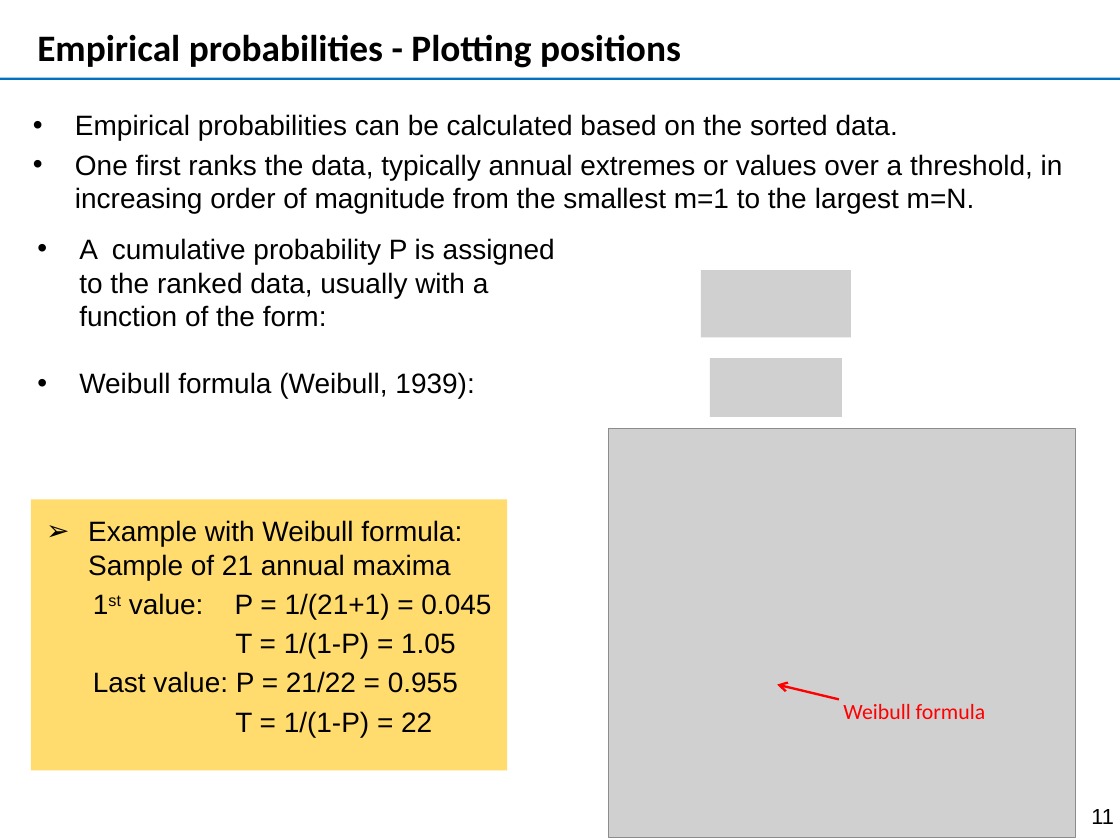
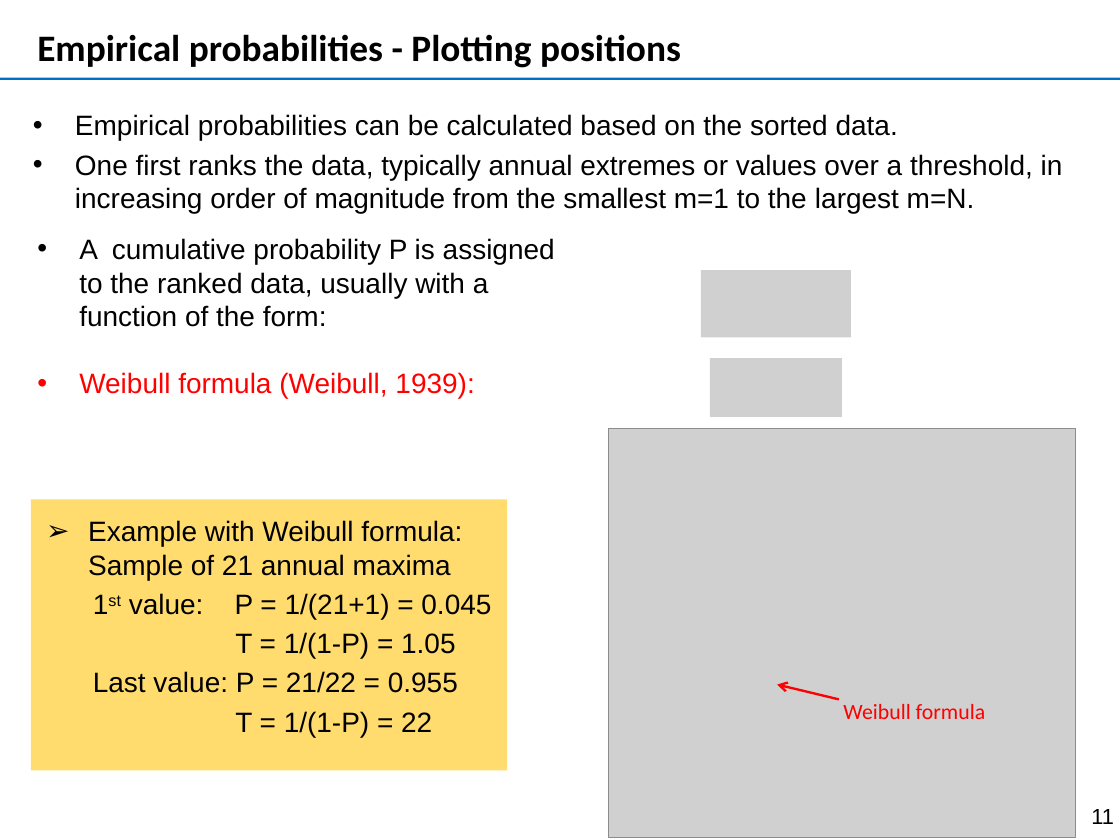
Before and after one commit to XiaoxiangGuanGFZ/FloodRiskSeminar, a slide deck: slide 11 of slides/Lecture_FloodStatistics_EN.pptx. Drawn at 1120x840 pixels with LibreOffice and Linux fonts; fonts in the diff are those of the drawing; grey boxes stand for pictures; background and template pictures are left out. Boxes give left, top, right and bottom in pixels: in the first picture for what was removed or moved away, otherwise in the second. Text is boxed around its words. In the diff, an @@ line names an element or a change of style, - is before the commit and + after.

Commit message:
update

```diff
--- a/slides/Lecture_FloodStatistics_EN.pptx
+++ b/slides/Lecture_FloodStatistics_EN.pptx
@@ text at [79, 372, 474, 399]: text colour #000000 to #FF0000 in "Weibull formula (Weibull, 1939):" @@
```
